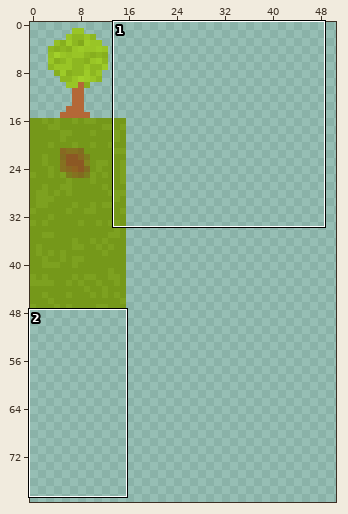
Two states of a sprite sheet, res/tiles.png. The picture above shows the old version from afar; the outline marks the close-up.
Close-up. First the earlier version:
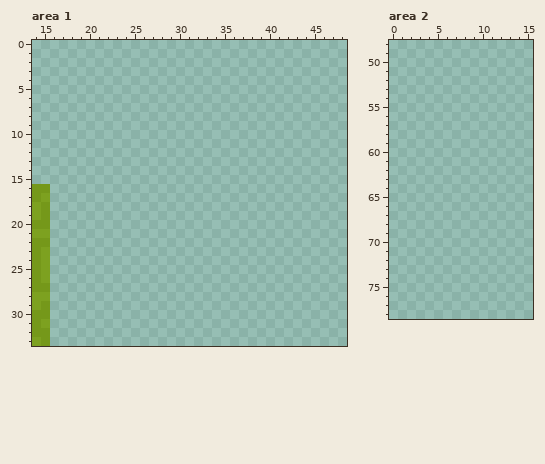
The file is 512x512 pixels. Pixels under 10% opacity are left out. Colours within 5 levels of each other are drawn and written as one. Shown: area 1: x 14..48, y 0..33; area 2: x 0..15, y 48..78. The wide view leaves out empty margins.
The result:
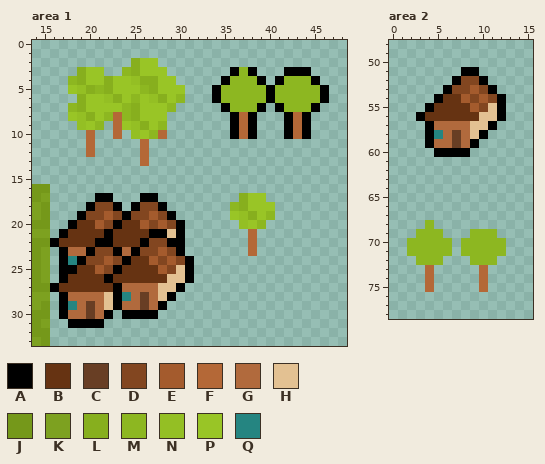
Palette (. is transparent): A #000000  B #663312  C #683e24  D #824620  E #a45b2d  F #b46837  G #b16a3d  H #e3c192  J #75981a  K #7da120  L #87af1e  M #8db721  N #94bf24  P #99c526  Q #258581
What changed:
Changed rows in their new state; - is an unchanged pixel.
Area 1:
first column x 18:
 2 -------LPP-------------------
 3 -LPP--MLPPP-------AMA---AAA--
 4 MLPPLPPNLLPP-----AMMMA-AMMMA-
 5 PNLMLPPPMLPPP---AMMMMMAMMMMMA
 6 -LPPNLPMPNLPM---AMMMMMAMMMMMA
 7 MLPPPPMLPPPM-----AMMMA-AMMMA-
 8 PNLPMFMLPPP-------AFA---AFA--
 9 -NPM-FPNLPM-------AFA---AFA--
10 --F--F-NPMF-------AFA---AFA--
11 --F-----F--------------------
12 --F-----F--------------------
13 --------F--------------------
first column x 16:
17 -----AA---AA---------LPP-
18 ----ADDA-ADDA-------MLPPP
19 ---ADDEDADDEDA------PNLPM
20 --ABBEDABBEDEDA------NPM-
21 -ABBBBABBBBAAHA-------F--
22 ABBBBAABBBADDAA-------F--
23 -AGGADDAGADDEDA-------F--
24 -AQADDEDABBEDEDA---------
25 -AABBEDABBBBEDHA---------
26 -ABBBBABBBBBBHHA---------
27 ABBBBBBAGGGGHHA----------
28 -AGGGGHAQGCGHA-----------
29 -AQGCGHAGGCGA------------
30 -AGGCGA-AAAA-------------
31 --AAAA-------------------
Area 2:
first column x 3:
51 -----AA---
52 ----ADDA--
53 ---ADDEDA-
54 --ABBEDEDA
55 -ABBBBEDHA
56 ABBBBBBHHA
57 -AGGGGHHA-
58 -AQGCGHA--
59 -AGGCGA---
60 --AAAA----
first column x 2:
68 --M--------
69 -MMM---MMM-
70 MMMMM-MMMMM
71 MMMMM-MMMMM
72 -MMM---MMM-
73 --F-----F--
74 --F-----F--
75 --F-----F--
Boxes around the changes in both close-ups, in picture pixels (x1, y1, x2, y2):
added: (50, 58, 329, 328)
added: (416, 67, 506, 157)
added: (407, 220, 506, 292)
